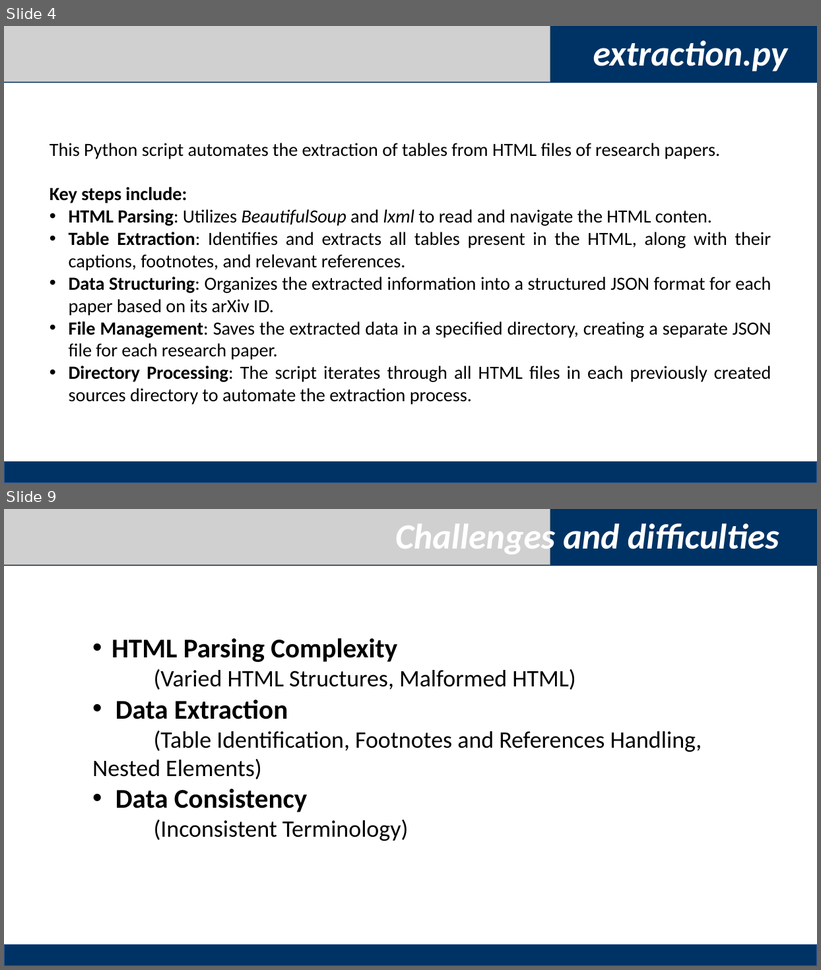
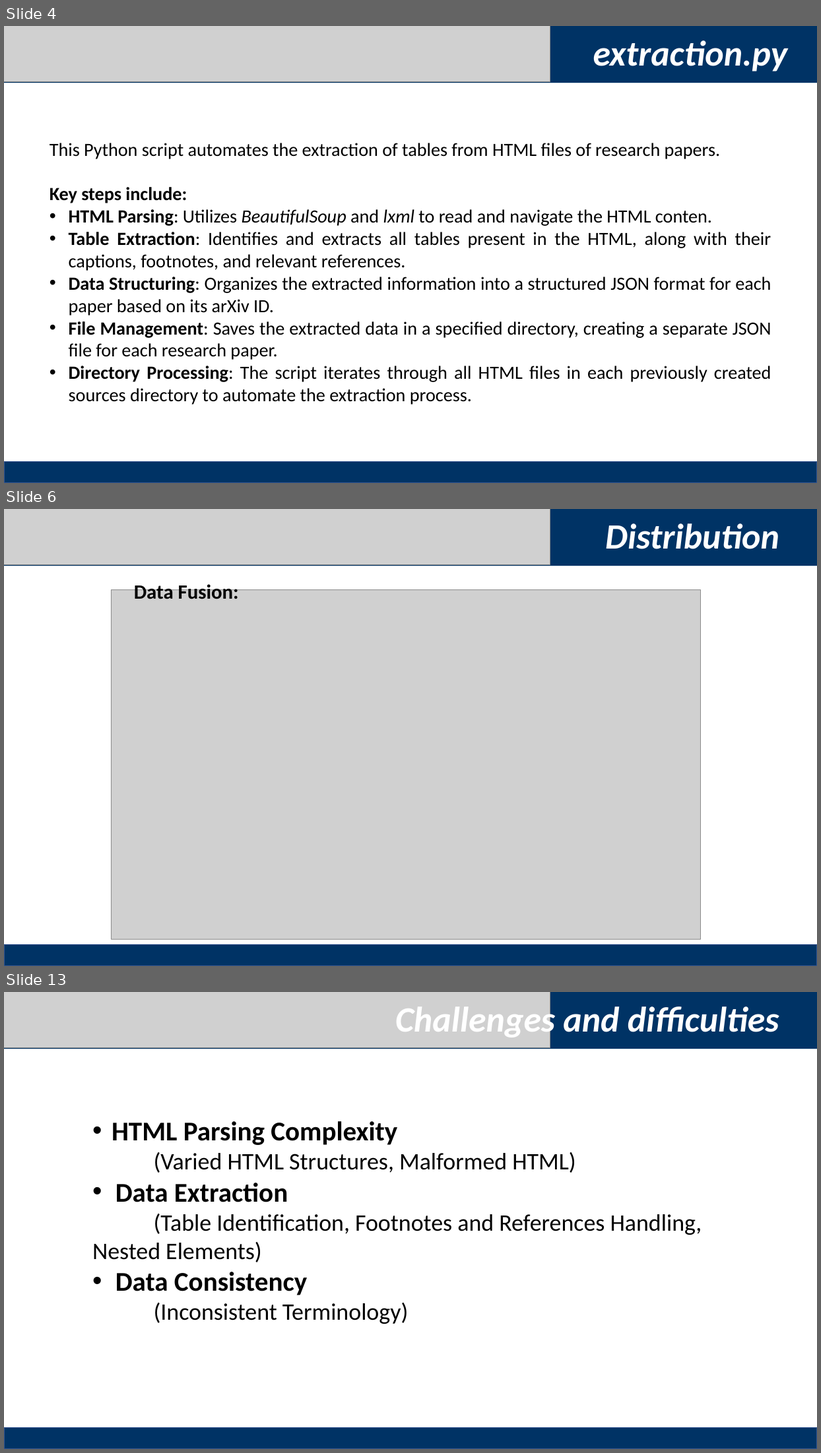
Before and after one commit to haowen3012/ID-Homerwork1, a slide deck: homework1/Homework1.pptx. Shown one above the other, each under a label of ours: slides 4 and 9 before the commit, slides 4, 6 and 13 after it; the slides between them are not shown. The pictures are 821x970 and 821x1453 pixels, drawn with LibreOffice and Linux fonts; fonts in the diff are those of the drawing; grey boxes stand for pictures. Boxes give left, top, right and bottom in pixels: in the first picture for what was removed or moved away, otherwise in the second. Text is boxed around its words. In the diff, an @@ line names an element or a change of style, - is before the commit and + after.

```diff
--- a/homework1/Homework1.pptx
+++ b/homework1/Homework1.pptx
@@ slide 6 added at [4,509,817,966], background #FFFFFF @@
@@ rectangle added at [4,509,817,566], fill #003365 @@
@@ picture added at [4,509,550,564] @@
@@ text added at [605,524,780,549], 42 pt, text #FFFFFF, bold, italic @@
+Distribution
@@ text added at [134,582,239,599], 24 pt, text #000000, bold @@
+Data Fusion:
@@ picture added at [111,590,700,940] @@
@@ rectangle added at [4,945,817,966], fill #003365, outline #325491 1 pt @@
@@ what was slide 9 is now slide 13 @@
```
Also in this commit, not shown: 2 slides changed, 7 other slides added, 4 slides removed.
